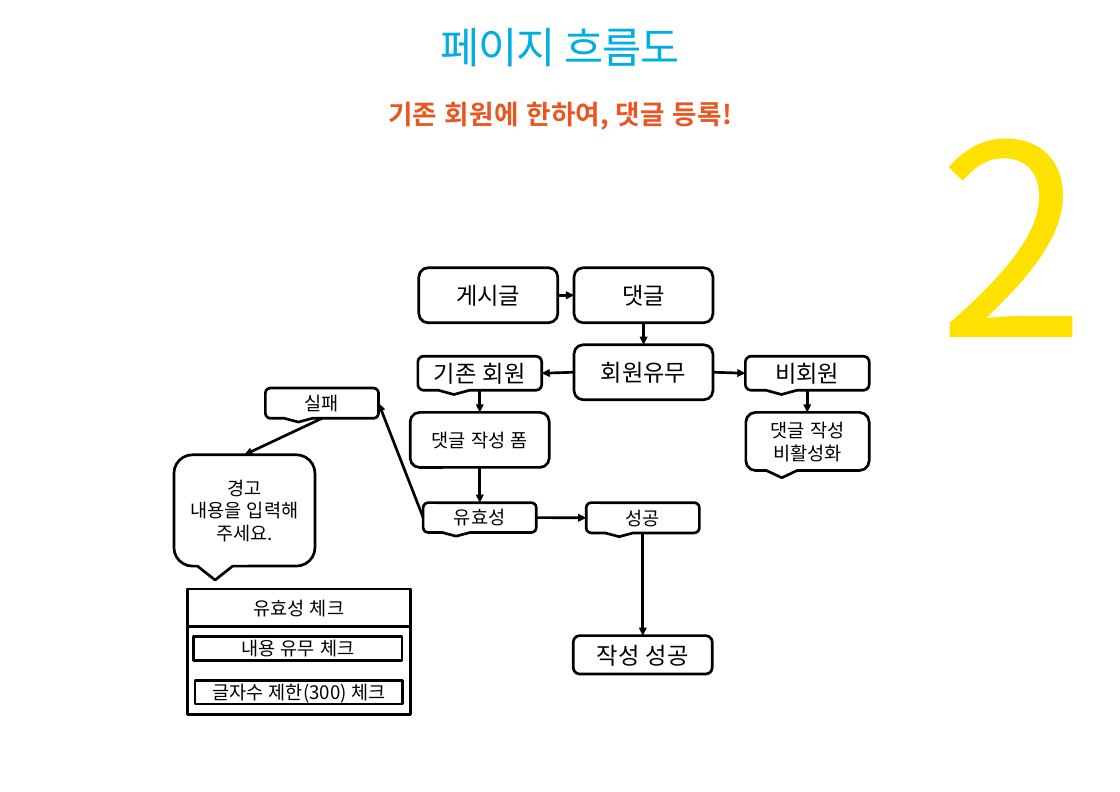
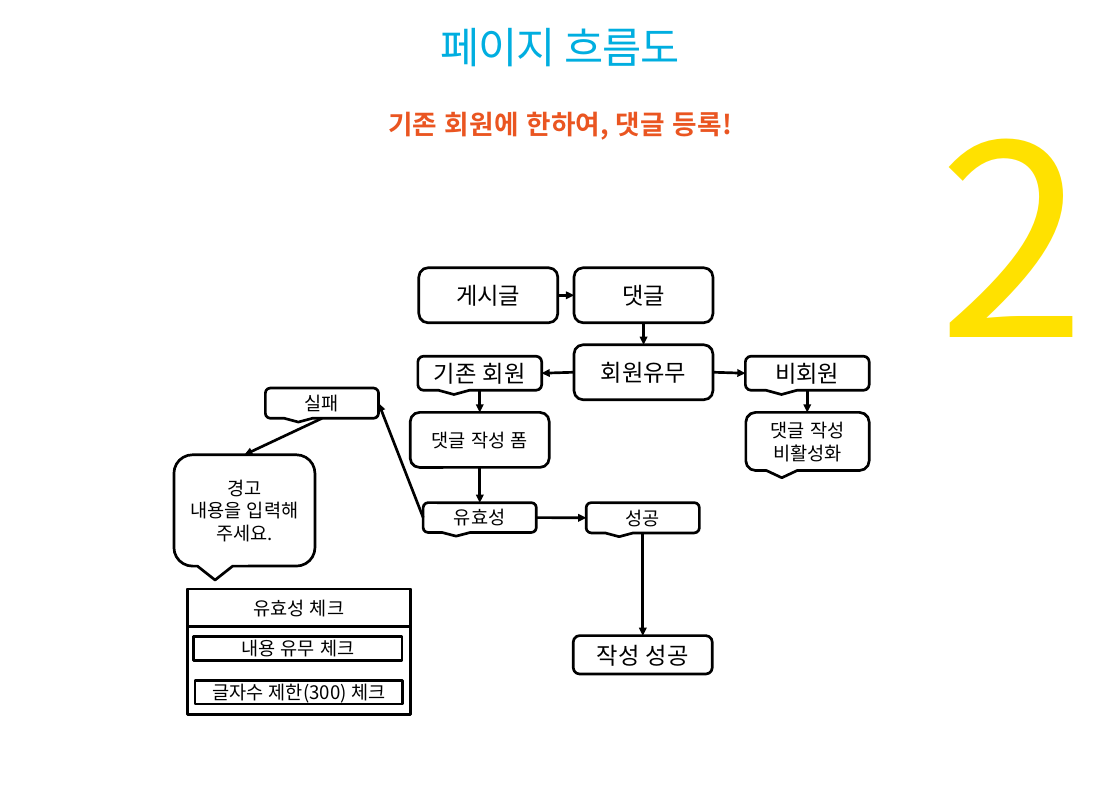
Before and after one commit to luke9349/LTNS_jsp_re, a slide deck: slide 23 of DOC/LTNS_jsp_최종.pptx. Drawn at 1120x792 pixels with LibreOffice and Linux fonts; fonts in the diff are those of the drawing; background and template pictures are left out. Boxes give left, top, right and bottom in pixels: in the first picture for what was removed or moved away, otherwise in the second. Text is boxed around its words. In the diff, an @@ line names an element or a change of style, - is before the commit and + after.

```diff
--- a/DOC/LTNS_jsp_최종.pptx
+++ b/DOC/LTNS_jsp_최종.pptx
@@ text "기존 회원에 한하여, 댓글 등록!": place and size @@
-text "기존 회원에 한하여, 댓글 등록!" at <box>388,101,732,130</box>
+text "기존 회원에 한하여, 댓글 등록!" at <box>388,111,732,140</box>
```
Also in this commit, not shown: 8 other slides changed, 1 other file.
